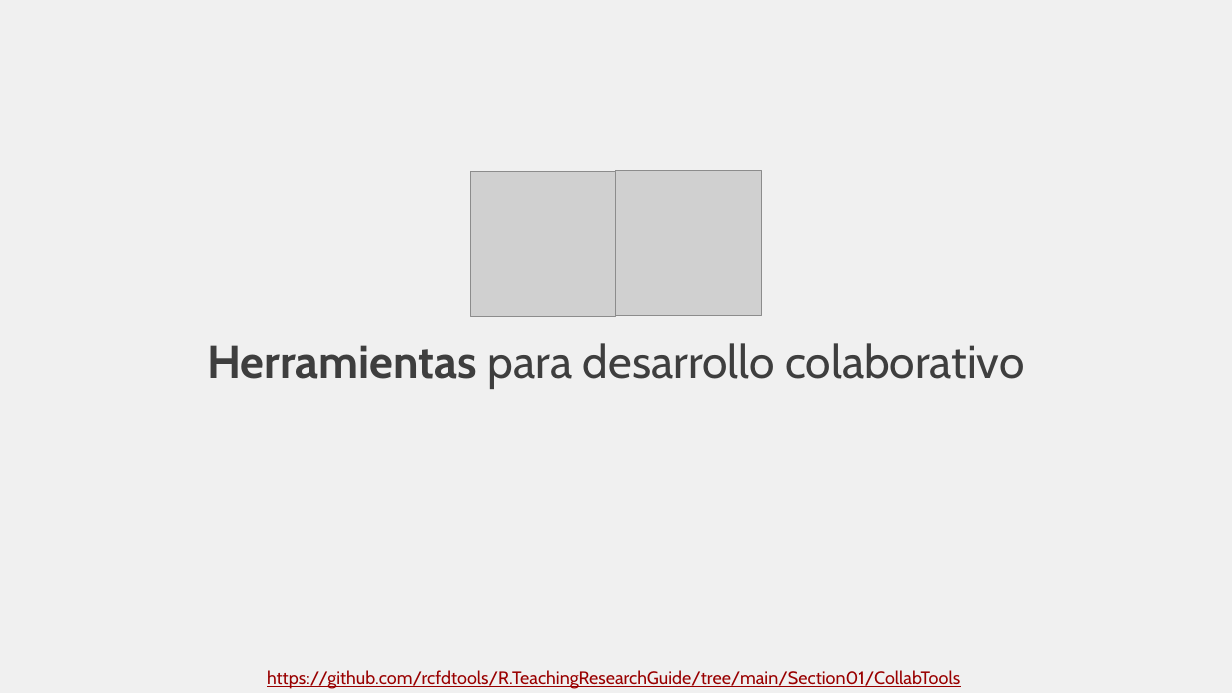
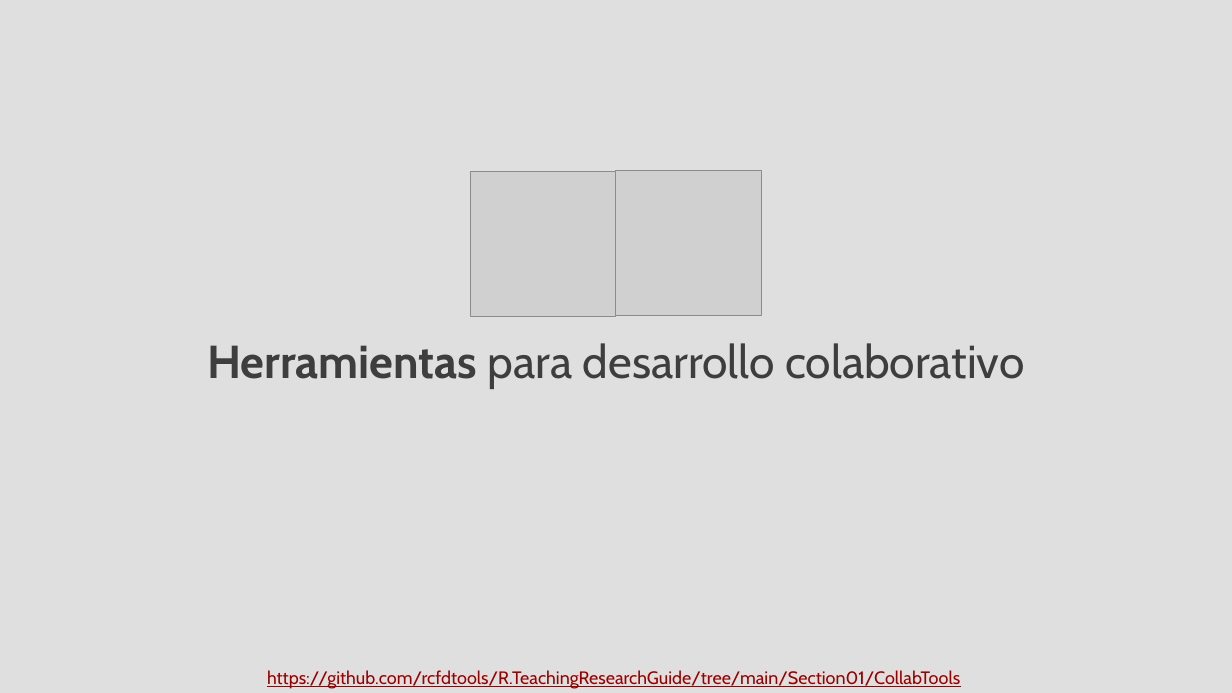
Before and after one commit to rcfdtools/R.TeachingResearchGuide, a slide deck: slide 11 of Section01/Section01.pptx. Drawn at 1232x693 pixels with LibreOffice and Linux fonts; fonts in the diff are those of the drawing; grey boxes stand for pictures. Boxes give left, top, right and bottom in pixels: in the first picture for what was removed or moved away, otherwise in the second. Text is boxed around its words. In the diff, an @@ line names an element or a change of style, - is before the commit and + after.

```diff
--- a/Section01/Section01.pptx
+++ b/Section01/Section01.pptx
@@ background #F0F0F0 to #DFDFDF @@
```
Also in this commit, not shown: 3 other slides changed, 3 slides added, 1 other file.
